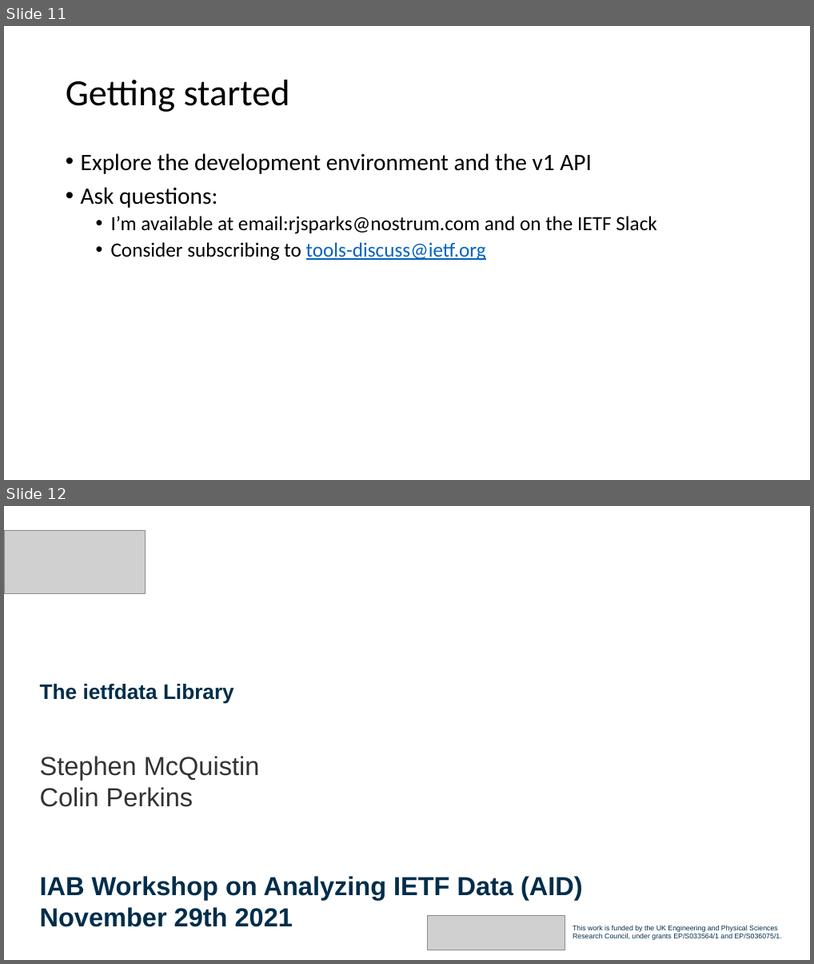
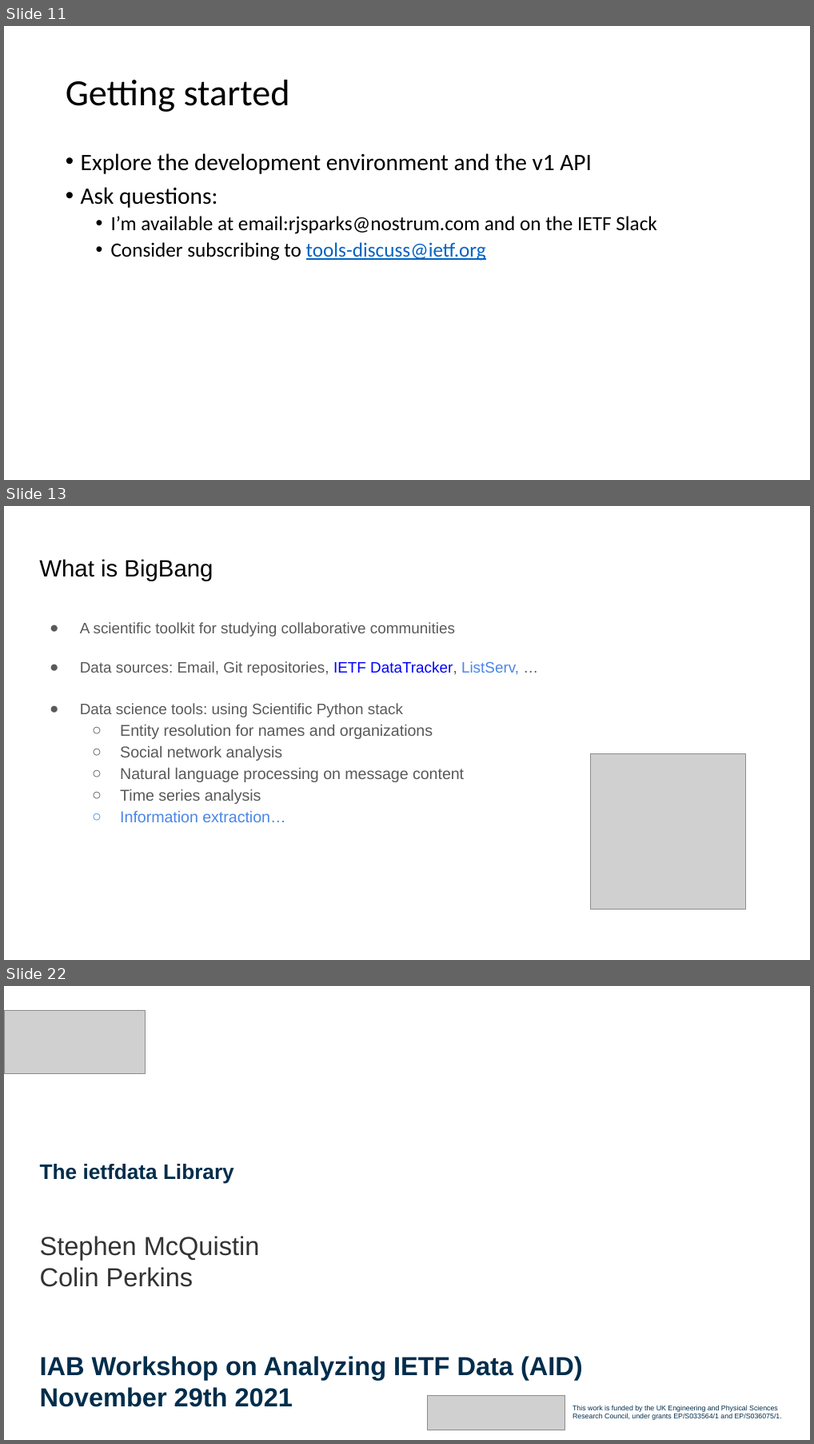
Before and after one commit to intarchboard/workshop-aid, a slide deck: slides/session1-tools/aid-session1-all.pptx. Shown one above the other, each under a label of ours: slides 11 and 12 before the commit, slides 11, 13 and 22 after it; the slides between them are not shown. The pictures are 814x964 and 814x1444 pixels, drawn with LibreOffice and Linux fonts; fonts in the diff are those of the drawing; grey boxes stand for pictures. Boxes give left, top, right and bottom in pixels: in the first picture for what was removed or moved away, otherwise in the second. Text is boxed around its words. In the diff, an @@ line names an element or a change of style, - is before the commit and + after.

```diff
--- a/slides/session1-tools/aid-session1-all.pptx
+++ b/slides/session1-tools/aid-session1-all.pptx
@@ slide 13 added at (4,506,810,960), background #FFFFFF @@
@@ title added at (39,559,213,581), 28 pt, text #000000 @@
+What is BigBang
@@ text added at (80,622,519,822), 18 pt, text #595959 @@
+● A scientific toolkit for studying collaborative communities
+● Data sources: Email, Git repositories, IETF DataTracker, ListServ, …
+● Data science tools: using Scientific Python stack
+  ○ Entity resolution for names and organizations
+  ○ Social network analysis
+  ○ Natural language processing on message content
+  ○ Time series analysis
+  ○ Information extraction…
@@ picture added at (591,753,746,909) @@
@@ what was slide 12 is now slide 22 @@
```
Also in this commit, not shown: 9 other slides added, 1 other file.
